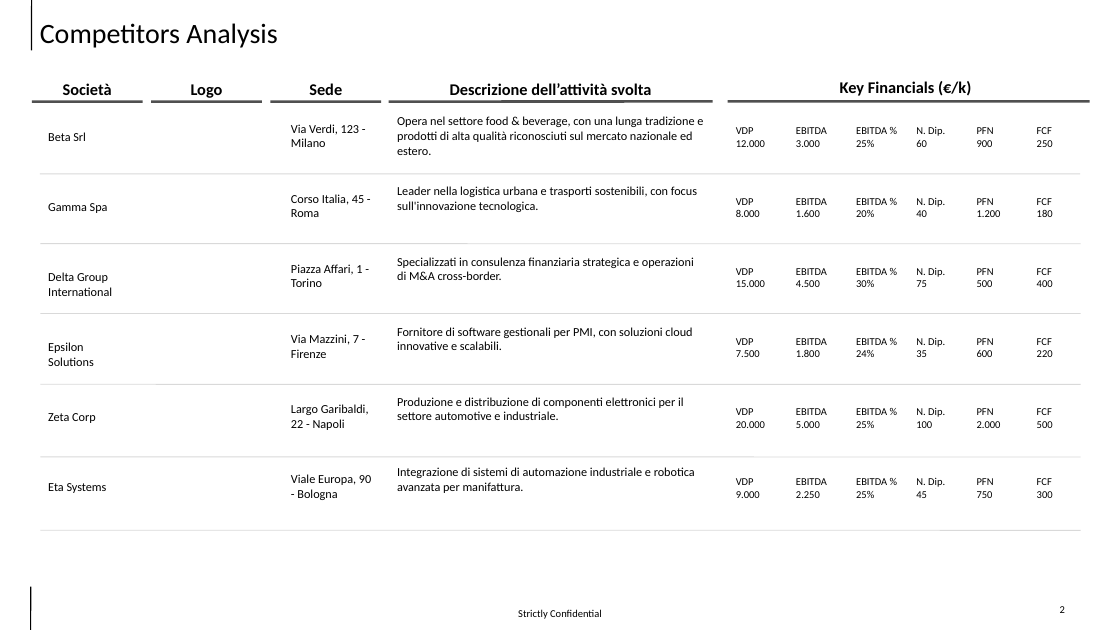
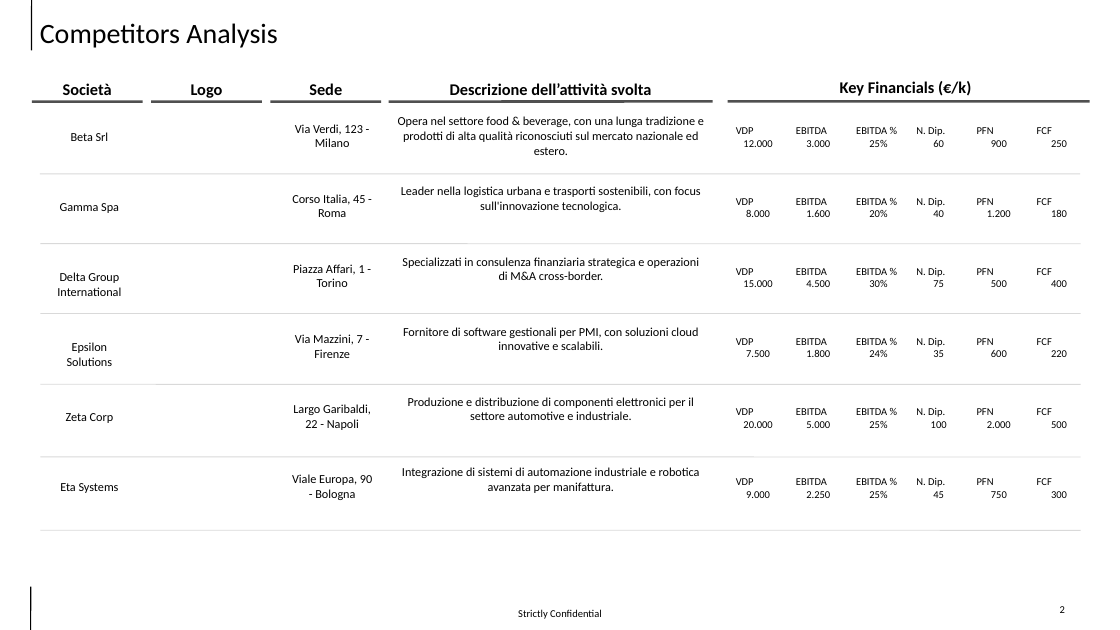
Before and after one commit to LorenzoDalSanto/test, a slide deck: slide 2 of Competitors_modificato_pandas.pptx. Drawn at 1120x630 pixels with LibreOffice and Linux fonts; fonts in the diff are those of the drawing. Boxes give left, top, right and bottom in pixels: in the first picture for what was removed or moved away, otherwise in the second. Text is boxed around its words. In the diff, an @@ line names an element or a change of style, - is before the commit and + after.

```diff
--- a/Competitors_modificato_pandas.pptx
+++ b/Competitors_modificato_pandas.pptx
@@ alignment left to centre in 54 elements at bbox=[71, 132, 109, 141], bbox=[295, 124, 363, 147], bbox=[398, 116, 704, 142], bbox=[736, 127, 772, 147], bbox=[796, 127, 830, 147], bbox=[856, 127, 887, 147], bbox=[916, 127, 945, 147], bbox=[977, 127, 1007, 147], bbox=[1037, 127, 1067, 147], bbox=[60, 203, 119, 213], bbox=[292, 194, 365, 217], bbox=[401, 186, 701, 212], bbox=[736, 198, 770, 217], bbox=[796, 198, 830, 217], bbox=[856, 198, 887, 217], bbox=[916, 198, 945, 217], bbox=[977, 198, 1011, 217], bbox=[1037, 198, 1067, 217], bbox=[57, 272, 121, 296], bbox=[293, 264, 365, 287], bbox=[402, 257, 699, 280], bbox=[736, 268, 772, 287], bbox=[796, 268, 830, 287], bbox=[856, 268, 887, 287], bbox=[916, 268, 945, 287], bbox=[977, 268, 1007, 287], bbox=[1037, 268, 1067, 287], bbox=[67, 342, 113, 366], bbox=[295, 334, 363, 358], bbox=[403, 327, 698, 350], bbox=[736, 338, 770, 357], bbox=[796, 338, 830, 357], bbox=[856, 338, 887, 357], bbox=[916, 338, 945, 357], bbox=[977, 338, 1007, 357], bbox=[1037, 338, 1067, 357], bbox=[66, 413, 114, 423], bbox=[293, 404, 371, 430], bbox=[408, 397, 694, 420], bbox=[736, 408, 772, 428], bbox=[796, 408, 830, 428], bbox=[856, 408, 887, 428], bbox=[916, 408, 947, 428], bbox=[977, 408, 1011, 428], bbox=[1037, 408, 1067, 428], bbox=[60, 483, 119, 493], bbox=[292, 474, 372, 500], bbox=[402, 467, 700, 493], bbox=[736, 478, 770, 498], bbox=[796, 478, 830, 498], bbox=[856, 478, 887, 498], bbox=[916, 478, 945, 498], bbox=[977, 478, 1007, 498], bbox=[1037, 478, 1067, 498] @@
```
Also in this commit, not shown: 2 other slides changed, 4 other files.
